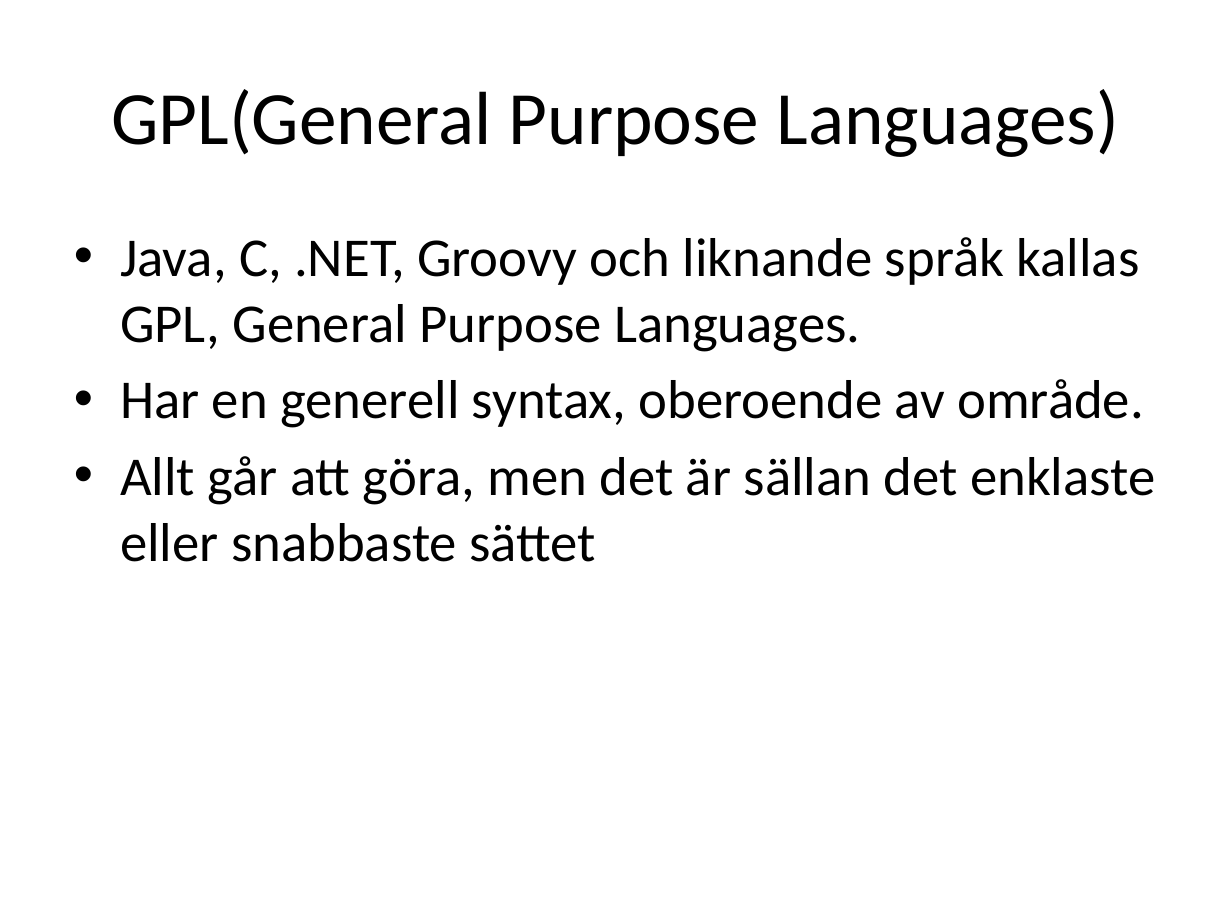
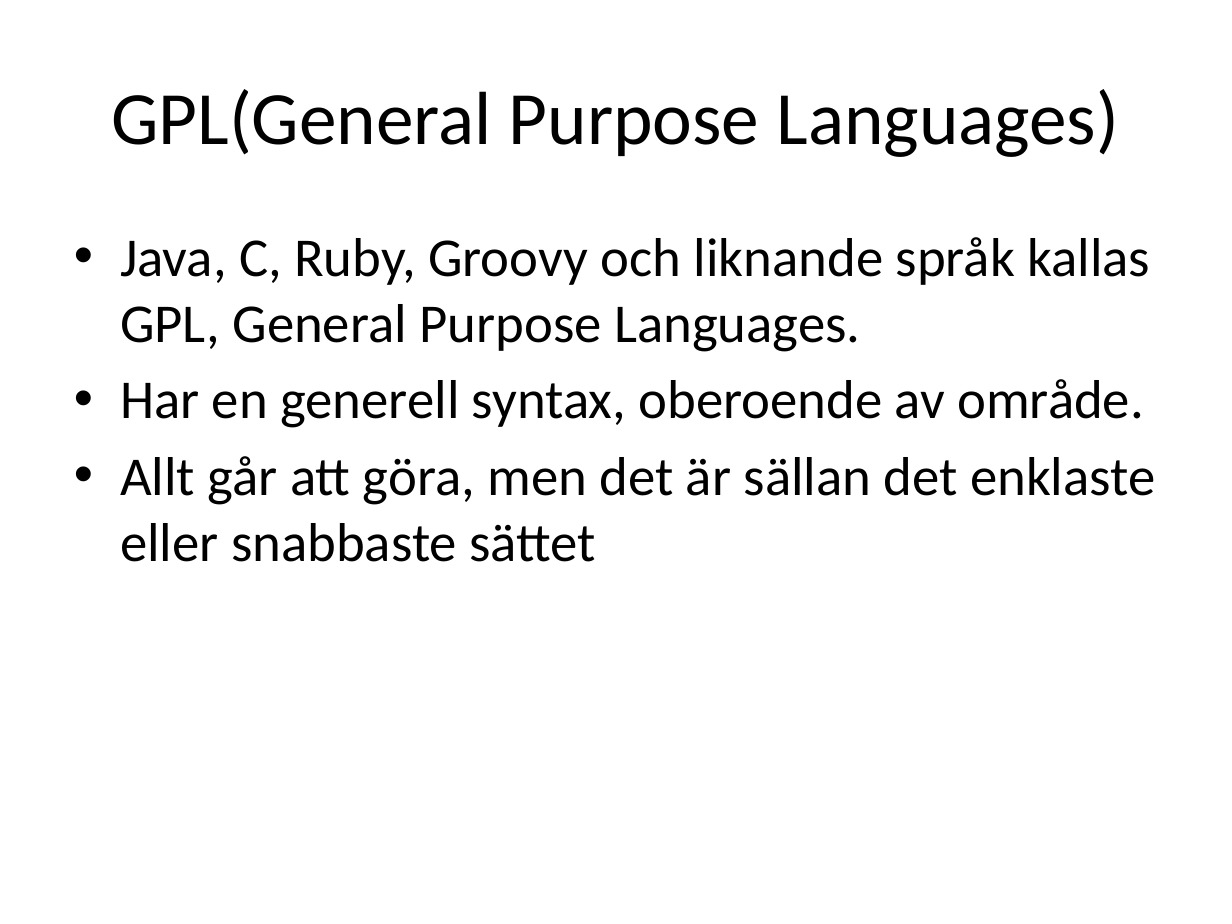
Before and after one commit to me97esn/groovyseminarium, a slide deck: slide 8 of groovyseminarie/dokument/groovyseminarium_source.pptx (slide 7 before the commit). Drawn at 1232x924 pixels with LibreOffice and Linux fonts; fonts in the diff are those of the drawing. Boxes give left, top, right and bottom in pixels: in the first picture for what was removed or moved away, otherwise in the second. Text is boxed around its words. In the diff, an @@ line names an element or a change of style, - is before the commit and + after.

```diff
--- a/groovyseminarie/dokument/groovyseminarium_source.pptx
+++ b/groovyseminarie/dokument/groovyseminarium_source.pptx
@@ text at (120, 237, 1150, 352): text changed @@
-• Java, C, .NET, Groovy och liknande språk kallas GPL, General Purpose Languages.
+• Java, C, Ruby, Groovy och liknande språk kallas GPL, General Purpose Languages.
```
Also in this commit, not shown: 7 other slides changed, 12 slides added, 3 slides removed, 10 other files.
